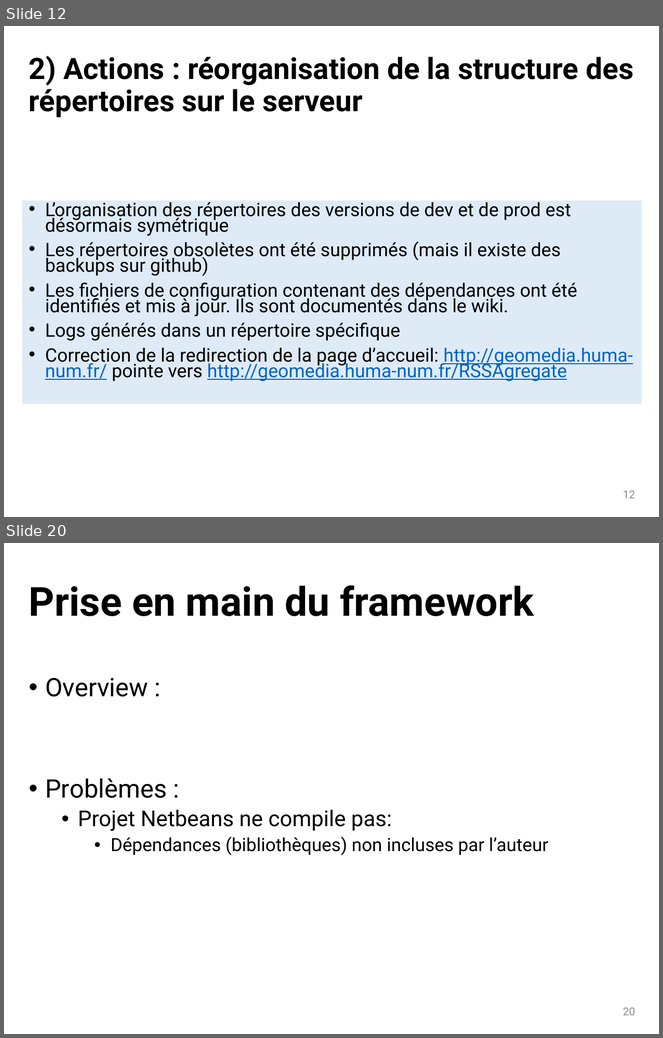
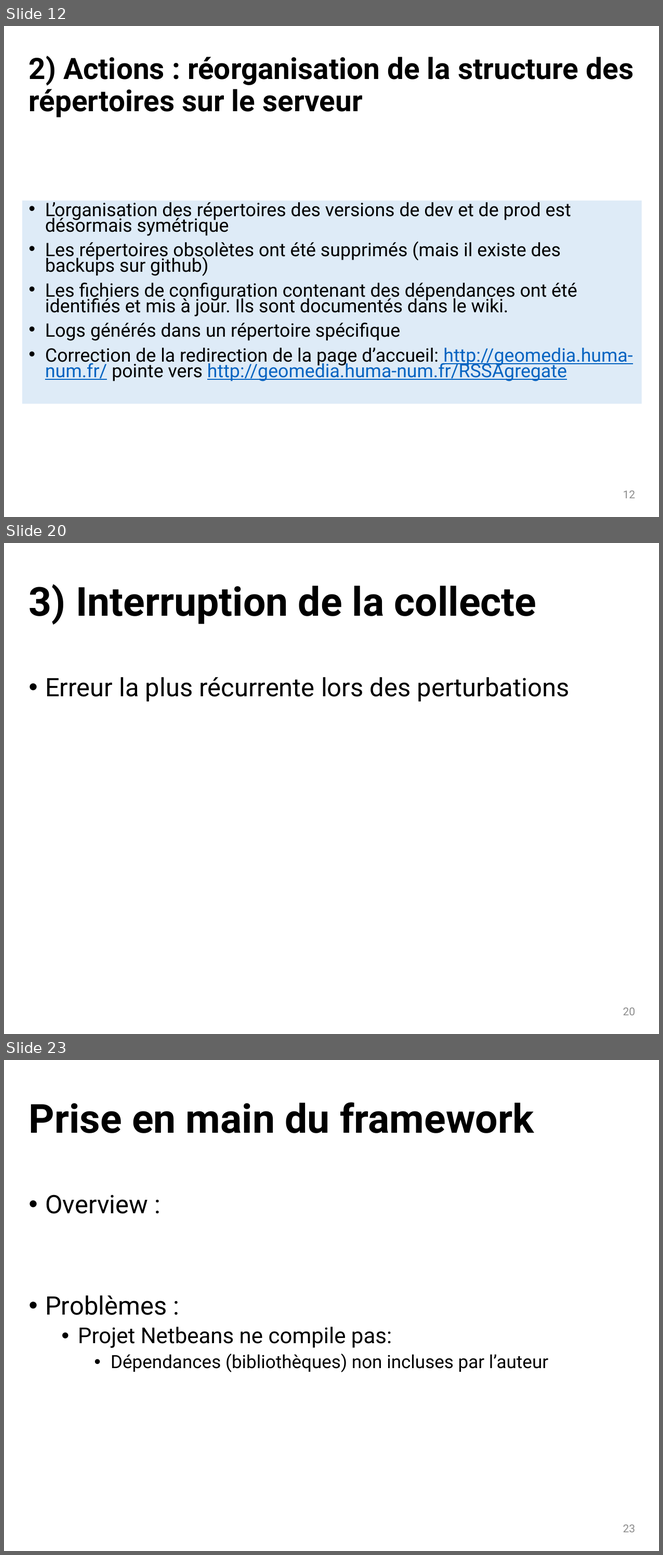
Before and after one commit to dosi-slides/2015_10_geomedia, a slide deck: slides.pptx. Shown one above the other, each under a label of ours: slides 12 and 20 before the commit, slides 12, 20 and 23 after it; the slides between them are not shown. The pictures are 663x1038 and 663x1555 pixels, drawn with LibreOffice and Linux fonts; fonts in the diff are those of the drawing. Boxes give left, top, right and bottom in pixels: in the first picture for what was removed or moved away, otherwise in the second. Text is boxed around its words. In the diff, an @@ line names an element or a change of style, - is before the commit and + after.

```diff
--- a/slides.pptx
+++ b/slides.pptx
@@ slide 20 added at [4, 543, 659, 1034], background #FFFFFF @@
@@ title added at [29, 584, 537, 625], 44 pt, text #000000, bold @@
+3) Interruption de la collecte
@@ text added at [45, 677, 570, 702], 28 pt, text #000000 @@
+• Erreur la plus récurrente lors des perturbations
@@ page number added at [623, 1008, 636, 1016], 12 pt, text #8C8C8C @@
+20
@@ what was slide 20 is now slide 23 @@
@@ page number at [623, 1525, 636, 1533]: text changed @@
-20
+23
```
Also in this commit, not shown: 4 slides changed, 5 other slides added, 3 slides removed.
